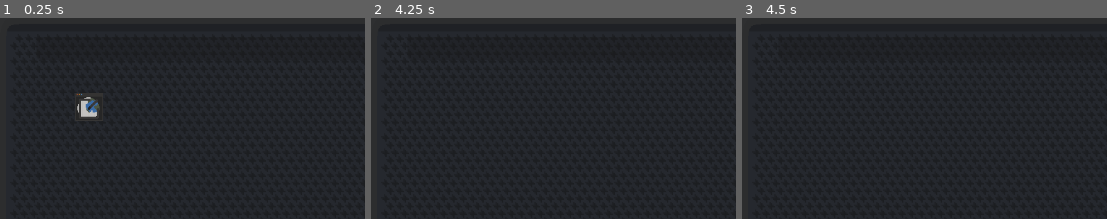
Above: before the commit, frames 1-3 (left to right).
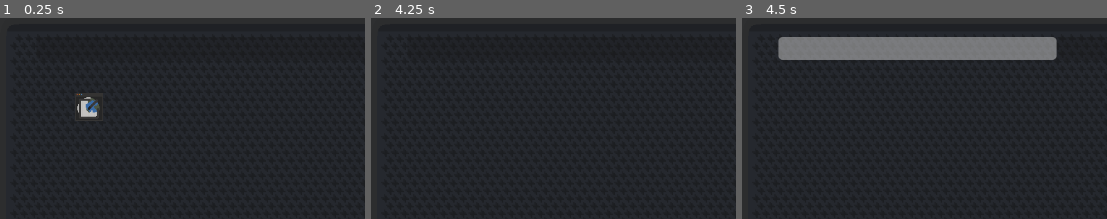
Above: after the commit, the same moments.

Repository: Jujedie/PlanetGenerator
Game: Godot game, scene res://data/scn/master.tscn
Two runs of this game, one before a commit and one after it. Both use one fixed random seed, a clock stepped at 60 frames per second and the inputs below.
Inputs (mouse positions are % of the whole screen's width and height, from its top left):
- Up to frame 1 (0.25 s): no input
- Up to frame 2 (4.25 s): click (89, 10) at 0.52 s; type "12" at 0.6 s; click "Générer" at 1.25 s; click "Sauvegarder" at 2 s; click "Vue Suivante" at 2.75 s; click "Vue Précédante" at 3.5 s
- Up to frame 3 (4.5 s): click "Générer" at 4.25 s
The pictures show only the part of the screen within x 0-50%, y 0-50%; the shares and areas given below are measured in that part.

Frames 1-2 are identical in both runs. In frame 3, 8.7% of the frame differs, in the area x 9-87%, y 9-21%.
Error before the commit: Invalid assignment of property or key 'nb_thread' with value of type 'int' on a base object of type 'RefCounted (PlanetGenerator)'. (res://src/planetGenerator.…
Error after the commit: Invalid call. Nonexistent function 'save_planet' in base 'RefCounted (PlanetGenerator)'. (res://src/master.gd:117)

Commit message:
Modifier le nom de la variable nbThread en nb_thread et ajuster la logique de génération pour utiliser le nombre total de threads.

Diff:
--- a/data/scn/master.tscn
+++ b/data/scn/master.tscn
@@ -234,6 +234,7 @@
 metadata/_edit_lock_ = true
 
 [node name="sldThread" type="HSlider" parent="Node2D/Control"]
+layout_mode = 0
 offset_left = 912.0
 offset_top = 360.0
 offset_right = 1121.0
--- a/src/planetGenerator.gd
+++ b/src/planetGenerator.gd
@@ -12,7 +12,7 @@
 var avg_precipitation : float  # entre 0 et 1
 var percent_eau_monde : float
 var elevation_modifier: int
-var nbThread          : int
+var nb_thread         : int
 
 # Images générées
 var elevation_map    : Image
@@ -325,7 +325,7 @@
 	var valeur_unite = 1.0 / (self.circonference * self.circonference / 2)
 	var range = circonference / self.nb_thread
 	var threadArray = []
-	for i in range(0, self.nb_thread / 2, 1):
+	for i in range(0, self.nb_thread, 1):
 		var x1 = i * range
 		var x2 = self.circonference if i == (self.nb_thread - 1) else (i + 1) * range
 		var thread = Thread.new()
